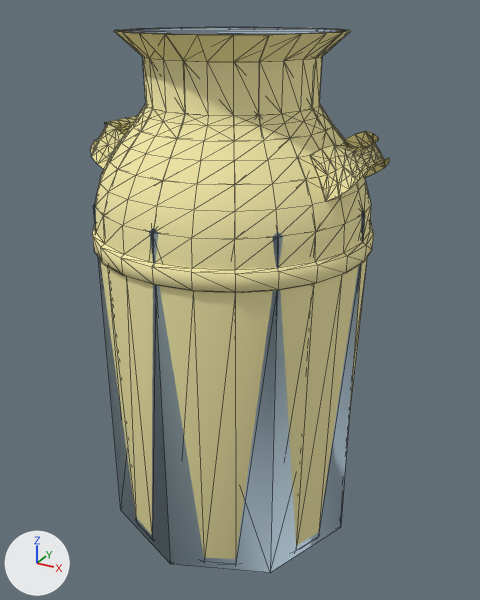
The Blender file src/props_2fort/milkjug001.blend, before and after one commit.
One viewpoint serves both versions: a 50 mm lens placed at (30.3, -53.7, 50.8), pointed at (0.7, 0.1, 23.9). Arrows for +X, +Y and +Z are at lower left; the lights stay in place. Mesh edges are drawn as thin lines.

In view in the first picture: 'milkjug001_physics', 'milkjug001_reference', 'milkjug001_reference_lod1'.
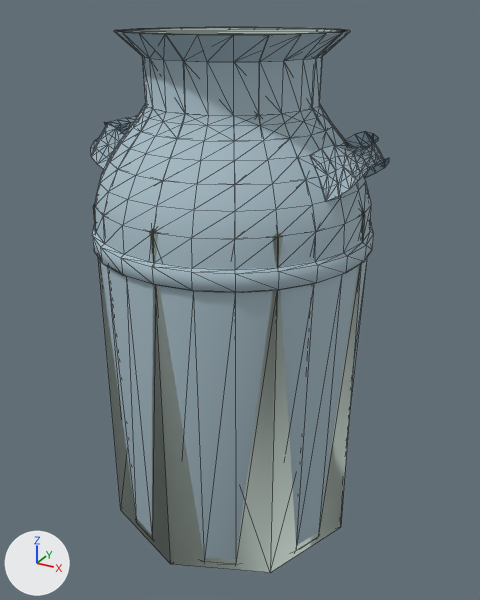
Boxes [x1, y1, x2, y2] around the edits, measured in the pictures (480 x 600 px):
'milkjug001_reference', recoloured: [91, 27, 389, 559] in both
'milkjug001_reference_lod1', recoloured: [91, 27, 385, 202] in both

Patch to the scene script:
```diff
--- a/src/props_2fort/milkjug001.blend.py
+++ b/src/props_2fort/milkjug001.blend.py
@@ mat_milkjug001 @@
 mat_milkjug001 = diffuse_material('milkjug001')
-mat_milkjug001.base_color = (0.941, 0.854, 0.421)  # beige #f8eeae
+mat_milkjug001.base_color = (0.421, 0.544, 0.611)  # light grey #aec3cd
```
